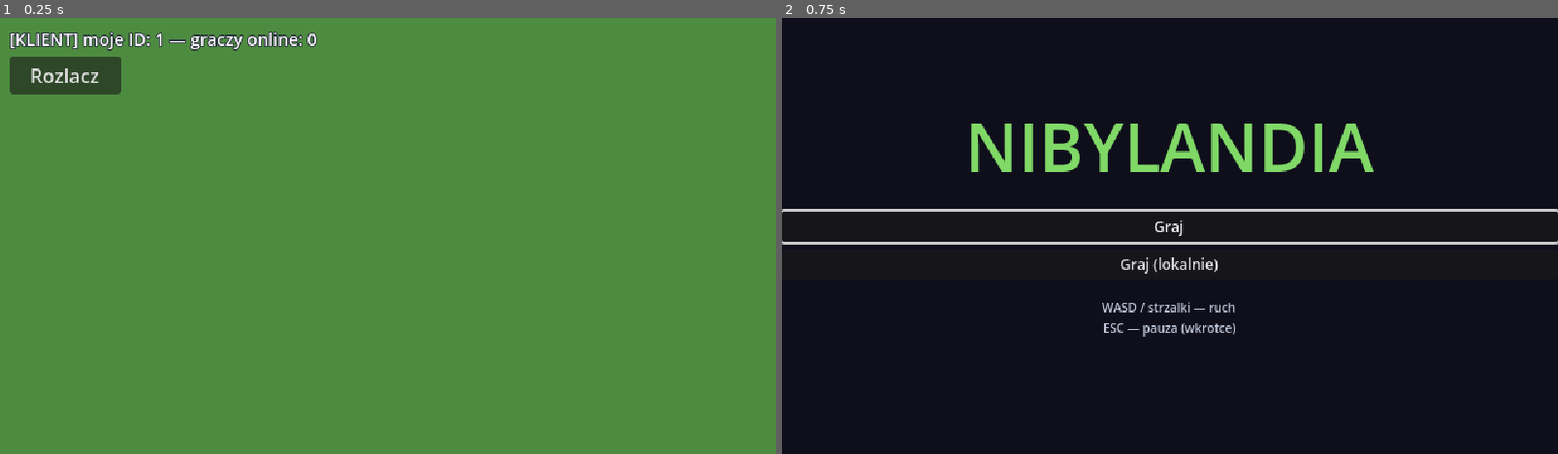
Above: before the commit, frames 1-2 (left to right).
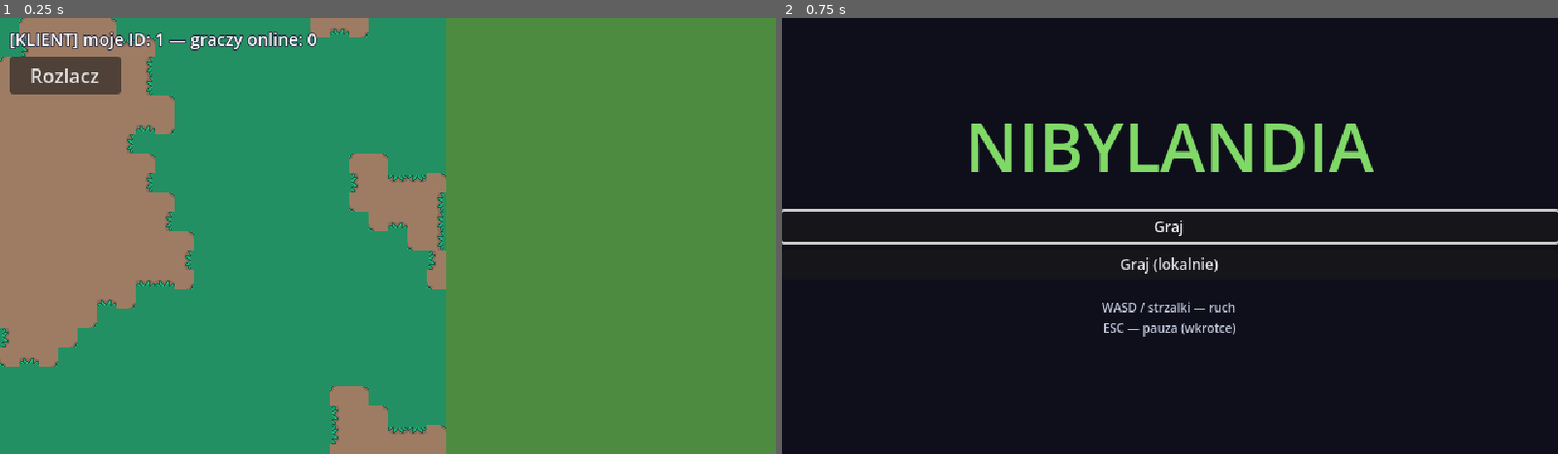
Above: after the commit, the same moments.

Repository: GoblinPC/nibylandia
Game: Godot game, scene res://world.tscn
Two runs of this game, one before a commit and one after it. Both use one fixed random seed, a clock stepped at 60 frames per second and the inputs below. This scene is started directly instead of the project's main scene.
Inputs:
- Up to frame 1 (0.25 s): no input
- Up to frame 2 (0.75 s): click "Rozlacz" at 0.5 s

The runs differ from the first frame. In frame 1, 57% of the frame differs, in the area x 0-58%, y 0-100%; in frame 2, nothing differs.

Commit message:
Auto-tiling podloza: TileSet + proceduralny generator terenu
Minimalny 5-kafelkowy blob TileSet (Match Sides) zbudowany skryptem
tools/build_ground_tileset.gd z osobnych plikow art/tilemap/ — kazdy
rog/krawedz rotowany przez flip_h/flip_v/transpose zamiast osobnej
grafiki na kazda orientacje. map_generator.gd generuje deterministyczny
uklad trawa/ziemia (FastNoiseLite, stale ziarno) identycznie po stronie
serwera i klienta, bez replikacji kafelkow po sieci.

Usuniety ground_corner.png — byl bajt-w-bajt duplikatem
ground_corner_inside.png sprzed rozdzielenia na warianty inside/outside.

Co-Authored-By: Claude Sonnet 5 <noreply@anthropic.com>

Diff:
--- /dev/null
+++ b/ground_tileset.tres
@@ -0,0 +1,153 @@
+[gd_resource type="TileSet" format=3]
+
+[ext_resource type="Texture2D" path="res://art/tilemap/grass_center.png" id="1_2k016"]
+[ext_resource type="Texture2D" path="res://art/tilemap/ground_center.png" id="2_koide"]
+[ext_resource type="Texture2D" path="res://art/tilemap/ground_down.png" id="3_jkpi6"]
+[ext_resource type="Texture2D" path="res://art/tilemap/ground_corner_outside.png" id="4_h5mvn"]
+[ext_resource type="Texture2D" path="res://art/tilemap/ground_corner_inside.png" id="5_nq5wk"]
+
+[sub_resource type="TileSetAtlasSource" id="TileSetAtlasSource_y58w7"]
+texture = ExtResource("1_2k016")
+0:0/0 = 0
+0:0/0/terrain_set = 0
+0:0/0/terrain = 0
+0:0/0/terrains_peering_bit/right_side = 0
+0:0/0/terrains_peering_bit/bottom_side = 0
+0:0/0/terrains_peering_bit/left_side = 0
+0:0/0/terrains_peering_bit/top_side = 0
+
+[sub_resource type="TileSetAtlasSource" id="TileSetAtlasSource_uyek0"]
+texture = ExtResource("2_koide")
+0:0/0 = 0
+0:0/0/terrain_set = 0
+0:0/0/terrain = 1
+0:0/0/terrains_peering_bit/right_side = 1
+0:0/0/terrains_peering_bit/bottom_side = 1
+0:0/0/terrains_peering_bit/left_side = 1
+0:0/0/terrains_peering_bit/top_side = 1
+
+[sub_resource type="TileSetAtlasSource" id="TileSetAtlasSource_1644p"]
+texture = ExtResource("3_jkpi6")
+0:0/next_alternative_id = 4
+0:0/0 = 0
+0:0/0/terrain_set = 0
+0:0/0/terrain = 1
+0:0/0/terrains_peering_bit/right_side = 1
+0:0/0/terrains_peering_bit/bottom_side = 0
+0:0/0/terrains_peering_bit/left_side = 1
+0:0/0/terrains_peering_bit/top_side = 1
+0:0/1 = 1
+0:0/1/flip_h = true
+0:0/1/transpose = true
+0:0/1/terrain_set = 0
+0:0/1/terrain = 1
+0:0/1/terrains_peering_bit/right_side = 1
+0:0/1/terrains_peering_bit/bottom_side = 1
+0:0/1/terrains_peering_bit/left_side = 0
+0:0/1/terrains_peering_bit/top_side = 1
+0:0/2 = 2
+0:0/2/flip_h = true
+0:0/2/flip_v = true
+0:0/2/terrain_set = 0
+0:0/2/terrain = 1
+0:0/2/terrains_peering_bit/right_side = 1
+0:0/2/terrains_peering_bit/bottom_side = 1
+0:0/2/terrains_peering_bit/left_side = 1
+0:0/2/terrains_peering_bit/top_side = 0
+0:0/3 = 3
+0:0/3/flip_v = true
+0:0/3/transpose = true
+0:0/3/terrain_set = 0
+0:0/3/terrain = 1
+0:0/3/terrains_peering_bit/right_side = 0
+0:0/3/terrains_peering_bit/bottom_side = 1
+0:0/3/terrains_peering_bit/left_side = 1
+0:0/3/terrains_peering_bit/top_side = 1
+
+[sub_resource type="TileSetAtlasSource" id="TileSetAtlasSource_gw631"]
+texture = ExtResource("4_h5mvn")
+0:0/next_alternative_id = 4
+0:0/0 = 0
+0:0/0/terrain_set = 0
+0:0/0/terrain = 1
+0:0/0/terrains_peering_bit/right_side = 0
+0:0/0/terrains_peering_bit/bottom_side = 0
+0:0/0/terrains_peering_bit/left_side = 1
+0:0/0/terrains_peering_bit/top_side = 1
+0:0/1 = 1
+0:0/1/flip_h = true
+0:0/1/transpose = true
+0:0/1/terrain_set = 0
+0:0/1/terrain = 1
+0:0/1/terrains_peering_bit/right_side = 1
+0:0/1/terrains_peering_bit/bottom_side = 0
+0:0/1/terrains_peering_bit/left_side = 0
+0:0/1/terrains_peering_bit/top_side = 1
+0:0/2 = 2
+0:0/2/flip_h = true
+0:0/2/flip_v = true
+0:0/2/terrain_set = 0
+0:0/2/terrain = 1
+0:0/2/terrains_peering_bit/right_side = 1
+0:0/2/terrains_peering_bit/bottom_side = 1
+0:0/2/terrains_peering_bit/left_side = 0
+0:0/2/terrains_peering_bit/top_side = 0
+0:0/3 = 3
+0:0/3/flip_v = true
+0:0/3/transpose = true
+0:0/3/terrain_set = 0
+0:0/3/terrain = 1
+0:0/3/terrains_peering_bit/right_side = 0
+0:0/3/terrains_peering_bit/bottom_side = 1
+0:0/3/terrains_peering_bit/left_side = 1
+0:0/3/terrains_peering_bit/top_side = 0
+
+[sub_resource type="TileSetAtlasSource" id="TileSetAtlasSource_31nwb"]
+texture = ExtResource("5_nq5wk")
+0:0/next_alternative_id = 4
+0:0/0 = 0
+0:0/0/terrain_set = 0
+0:0/0/terrain = 0
+0:0/0/terrains_peering_bit/right_side = 1
+0:0/0/terrains_peering_bit/bottom_side = 0
+0:0/0/terrains_peering_bit/left_side = 0
+0:0/0/terrains_peering_bit/top_side = 1
+0:0/1 = 1
+0:0/1/flip_h = true
+0:0/1/transpose = true
+0:0/1/terrain_set = 0
+0:0/1/terrain = 0
+0:0/1/terrains_peering_bit/right_side = 1
+0:0/1/terrains_peering_bit/bottom_side = 1
+0:0/1/terrains_peering_bit/left_side = 0
+0:0/1/terrains_peering_bit/top_side = 0
+0:0/2 = 2
+0:0/2/flip_h = true
+0:0/2/flip_v = true
+0:0/2/terrain_set = 0
+0:0/2/terrain = 0
+0:0/2/terrains_peering_bit/right_side = 0
+0:0/2/terrains_peering_bit/bottom_side = 1
+0:0/2/terrains_peering_bit/left_side = 1
+0:0/2/terrains_peering_bit/top_side = 0
+0:0/3 = 3
+0:0/3/flip_v = true
+0:0/3/transpose = true
+0:0/3/terrain_set = 0
+0:0/3/terrain = 0
+0:0/3/terrains_peering_bit/right_side = 0
+0:0/3/terrains_peering_bit/bottom_side = 0
+0:0/3/terrains_peering_bit/left_side = 1
+0:0/3/terrains_peering_bit/top_side = 1
+
+[resource]
+terrain_set_0/mode = 2
+terrain_set_0/terrain_0/name = "Trawa"
+terrain_set_0/terrain_0/color = Color(0.3, 0.55, 0.25, 1)
+terrain_set_0/terrain_1/name = "Ziemia"
+terrain_set_0/terrain_1/color = Color(0.55, 0.4, 0.28, 1)
+sources/0 = SubResource("TileSetAtlasSource_y58w7")
+sources/1 = SubResource("TileSetAtlasSource_uyek0")
+sources/2 = SubResource("TileSetAtlasSource_1644p")
+sources/3 = SubResource("TileSetAtlasSource_gw631")
+sources/4 = SubResource("TileSetAtlasSource_31nwb")
--- /dev/null
+++ b/map_generator.gd
@@ -0,0 +1,41 @@
+extends TileMapLayer
+
+# Faza 1: samo podloze (trawa + platy ziemi), zeby ladnie sie ukladalo przez
+# terrain auto-tiling. Sztuczne wzniesienia (Stardew-like) i elementy typu
+# drzewa dojda w kolejnych fazach.
+#
+# Deterministyczne z ustalonego ziarna — serwer i klient generuja identyczny
+# uklad lokalnie, bez replikowania kafelkow po sieci. Gdy dojdzie potrzeba
+# roznych swiatow na sesje, ziarno trzeba bedzie synchronizowac przy joinie.
+
+const WORLD_SEED := 12345
+const MAP_HALF_SIZE := 24  # kafelki w kazda strone od (0,0)
+const NOISE_FREQUENCY := 0.06
+const DIRT_THRESHOLD := 0.15
+
+const TERRAIN_SET := 0
+const TERRAIN_GRASS := 0
+const TERRAIN_DIRT := 1
+
+
+func _ready() -> void:
+	_generate()
+
+
+func _generate() -> void:
+	var all_cells: Array[Vector2i] = []
+	for x in range(-MAP_HALF_SIZE, MAP_HALF_SIZE):
+		for y in range(-MAP_HALF_SIZE, MAP_HALF_SIZE):
+			all_cells.append(Vector2i(x, y))
+	set_cells_terrain_connect(all_cells, TERRAIN_SET, TERRAIN_GRASS)
+
+	var noise := FastNoiseLite.new()
+	noise.seed = WORLD_SEED
+	noise.frequency = NOISE_FREQUENCY
+
+	var dirt_cells: Array[Vector2i] = []
+	for cell in all_cells:
+		if noise.get_noise_2d(cell.x, cell.y) > DIRT_THRESHOLD:
+			dirt_cells.append(cell)
+	if not dirt_cells.is_empty():
+		set_cells_terrain_connect(dirt_cells, TERRAIN_SET, TERRAIN_DIRT)
--- /dev/null
+++ b/tools/build_ground_tileset.gd
@@ -0,0 +1,109 @@
+extends SceneTree
+
+# Jednorazowy (uruchamiany recznie) builder TileSetu podloza z osobnych
+# plikow 16x16 w art/tilemap/. Uruchom ponownie po kazdej zmianie tych
+# plikow:
+#   godot --headless --script res://tools/build_ground_tileset.gd
+#
+# Minimalny "blob" zestaw dla terrainu Match Sides: pelny kafelek x2
+# (trawa, ziemia), jedna krawedz i dwa rogi (wypukly/wklesly) — kazdy
+# rotowany o 90/180/270 stopni przez flip_h/flip_v/transpose zamiast
+# rysowania osobnej grafiki na kazda orientacje.
+
+const TRAWA := 0
+const ZIEMIA := 1
+
+const TOP := TileSet.CELL_NEIGHBOR_TOP_SIDE
+const RIGHT := TileSet.CELL_NEIGHBOR_RIGHT_SIDE
+const BOTTOM := TileSet.CELL_NEIGHBOR_BOTTOM_SIDE
+const LEFT := TileSet.CELL_NEIGHBOR_LEFT_SIDE
+
+# (flip_h, flip_v, transpose) dla rotacji 0/90/180/270 (w prawo)
+const ROTATIONS := [
+	[false, false, false],
+	[true, false, true],
+	[true, true, false],
+	[false, true, true],
+]
+
+
+func _initialize() -> void:
+	var tile_set := TileSet.new()
+	tile_set.tile_size = Vector2i(16, 16)
+
+	tile_set.add_terrain_set()
+	tile_set.set_terrain_set_mode(0, TileSet.TERRAIN_MODE_MATCH_SIDES)
+	tile_set.add_terrain(0)
+	tile_set.add_terrain(0)
+	tile_set.set_terrain_name(0, TRAWA, "Trawa")
+	tile_set.set_terrain_color(0, TRAWA, Color(0.3, 0.55, 0.25))
+	tile_set.set_terrain_name(0, ZIEMIA, "Ziemia")
+	tile_set.set_terrain_color(0, ZIEMIA, Color(0.55, 0.4, 0.28))
+
+	_add_full_tile(tile_set, 0, "res://art/tilemap/grass_center.png", TRAWA)
+	_add_full_tile(tile_set, 1, "res://art/tilemap/ground_center.png", ZIEMIA)
+
+	# krawedz: baza (rotacja 0) ma trawe od dolu, reszta ziemia
+	_add_rotated_tile(tile_set, 2, "res://art/tilemap/ground_down.png", ZIEMIA, [
+		{BOTTOM: TRAWA, TOP: ZIEMIA, RIGHT: ZIEMIA, LEFT: ZIEMIA},
+		{LEFT: TRAWA, TOP: ZIEMIA, RIGHT: ZIEMIA, BOTTOM: ZIEMIA},
+		{TOP: TRAWA, LEFT: ZIEMIA, RIGHT: ZIEMIA, BOTTOM: ZIEMIA},
+		{RIGHT: TRAWA, TOP: ZIEMIA, LEFT: ZIEMIA, BOTTOM: ZIEMIA},
+	])
+
+	# rog wypukly: baza ma trawiasty czubek prawo+dol, reszta ziemia (dirt-majority)
+	_add_rotated_tile(tile_set, 3, "res://art/tilemap/ground_corner_outside.png", ZIEMIA, [
+		{RIGHT: TRAWA, BOTTOM: TRAWA, TOP: ZIEMIA, LEFT: ZIEMIA},
+		{BOTTOM: TRAWA, LEFT: TRAWA, TOP: ZIEMIA, RIGHT: ZIEMIA},
+		{LEFT: TRAWA, TOP: TRAWA, RIGHT: ZIEMIA, BOTTOM: ZIEMIA},
+		{TOP: TRAWA, RIGHT: TRAWA, LEFT: ZIEMIA, BOTTOM: ZIEMIA},
+	])
+
+	# rog wklesly: baza ma ziemisty klin gora+prawo, reszta trawa (grass-majority)
+	_add_rotated_tile(tile_set, 4, "res://art/tilemap/ground_corner_inside.png", TRAWA, [
+		{TOP: ZIEMIA, RIGHT: ZIEMIA, BOTTOM: TRAWA, LEFT: TRAWA},
+		{RIGHT: ZIEMIA, BOTTOM: ZIEMIA, LEFT: TRAWA, TOP: TRAWA},
+		{BOTTOM: ZIEMIA, LEFT: ZIEMIA, TOP: TRAWA, RIGHT: TRAWA},
+		{LEFT: ZIEMIA, TOP: ZIEMIA, RIGHT: TRAWA, BOTTOM: TRAWA},
+	])
+
+	var err := ResourceSaver.save(tile_set, "res://ground_tileset.tres")
+	if err != OK:
+		push_error("Zapis TileSetu nie powiodl sie: %d" % err)
+	else:
+		print("OK: zapisano res://ground_tileset.tres")
+	quit()
+
+
+func _add_full_tile(tile_set: TileSet, source_id: int, path: String, terrain: int) -> void:
+	var source := TileSetAtlasSource.new()
+	source.texture = load(path)
+	source.texture_region_size = Vector2i(16, 16)
+	source.create_tile(Vector2i.ZERO)
+	tile_set.add_source(source, source_id)
+	var td := source.get_tile_data(Vector2i.ZERO, 0)
+	td.terrain_set = 0
+	td.terrain = terrain
+	for side in [TOP, RIGHT, BOTTOM, LEFT]:
+		td.set_terrain_peering_bit(side, terrain)
+
+
+func _add_rotated_tile(tile_set: TileSet, source_id: int, path: String, base_terrain: int, peering_per_rotation: Array) -> void:
+	var source := TileSetAtlasSource.new()
+	source.texture = load(path)
+	source.texture_region_size = Vector2i(16, 16)
+	source.create_tile(Vector2i.ZERO)
+	tile_set.add_source(source, source_id)
+
+	for i in range(4):
+		var alt_id := 0 if i == 0 else source.create_alternative_tile(Vector2i.ZERO)
+		var td := source.get_tile_data(Vector2i.ZERO, alt_id)
+		var rot: Array = ROTATIONS[i]
+		td.flip_h = rot[0]
+		td.flip_v = rot[1]
+		td.transpose = rot[2]
+		td.terrain_set = 0
+		td.terrain = base_terrain
+		var peering: Dictionary = peering_per_rotation[i]
+		for side in peering:
+			td.set_terrain_peering_bit(side, peering[side])
--- a/world.tscn
+++ b/world.tscn
@@ -1,17 +1,23 @@
-[gd_scene load_steps=3 format=3]
+[gd_scene load_steps=5 format=3]
 
 [ext_resource type="Script" path="res://world.gd" id="1_script"]
 [ext_resource type="PackedScene" path="res://player.tscn" id="2_player"]
+[ext_resource type="TileSet" path="res://ground_tileset.tres" id="3_tileset"]
+[ext_resource type="Script" path="res://map_generator.gd" id="4_mapgen"]
 
 [node name="World" type="Node2D"]
 script = ExtResource("1_script")
 
-[node name="Ground" type="ColorRect" parent="."]
+[node name="Sky" type="ColorRect" parent="."]
 offset_left = -2000.0
 offset_top = -2000.0
 offset_right = 2000.0
 offset_bottom = 2000.0
 color = Color(0.3, 0.55, 0.25, 1)
+
+[node name="Ground" type="TileMapLayer" parent="."]
+tile_set = ExtResource("3_tileset")
+script = ExtResource("4_mapgen")
 
 [node name="Players" type="Node2D" parent="."]
 
Not shown, added: art/tilemap/grass_center.png.import
Not shown, added: art/tilemap/ground_center.png.import
Binary file removed: art/tilemap/ground_corner.png
Not shown, added: art/tilemap/ground_corner_inside.png.import
Not shown, added: art/tilemap/ground_corner_outside.png.import
Not shown, added: art/tilemap/ground_down.png.import
Not shown, added: main_menu.gd.uid
Not shown, added: multiplayer_manager.gd.uid
Not shown, added: player.gd.uid
Not shown, added: tools/build_ground_tileset.gd.uid
Not shown, added: world.gd.uid
